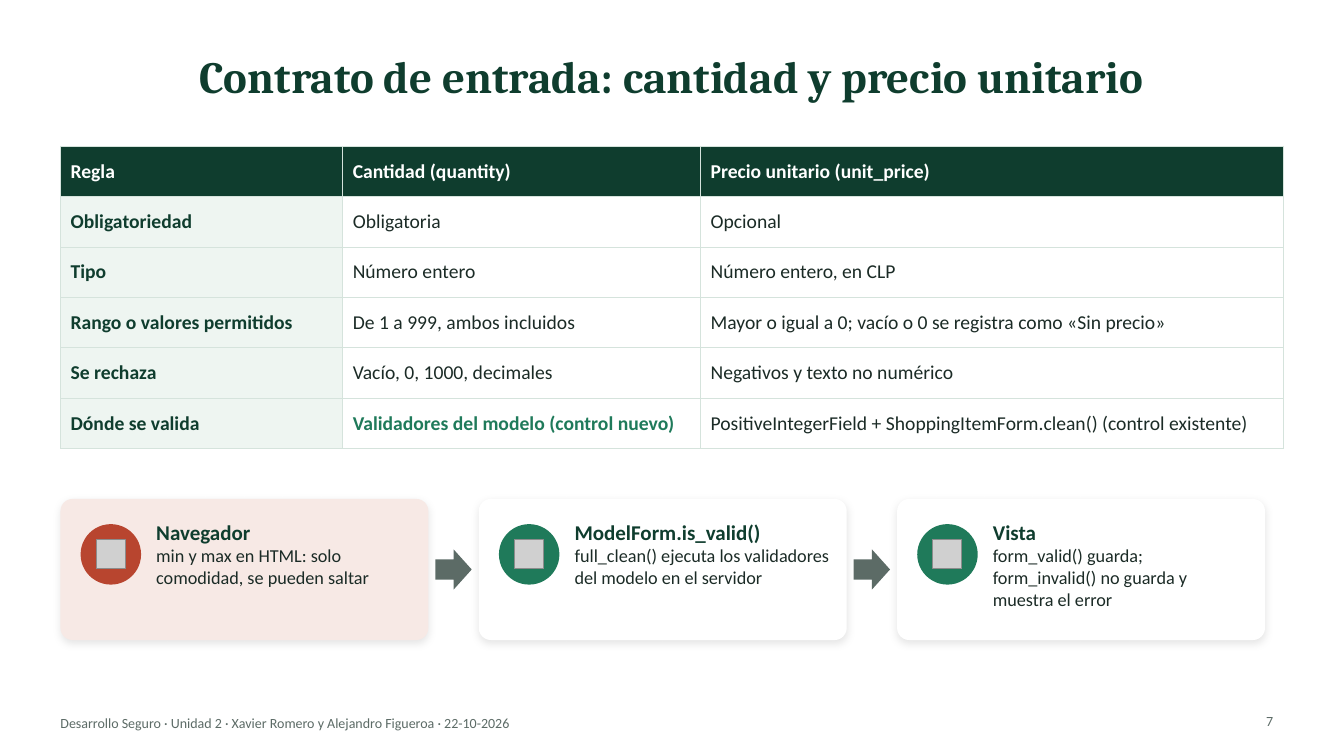
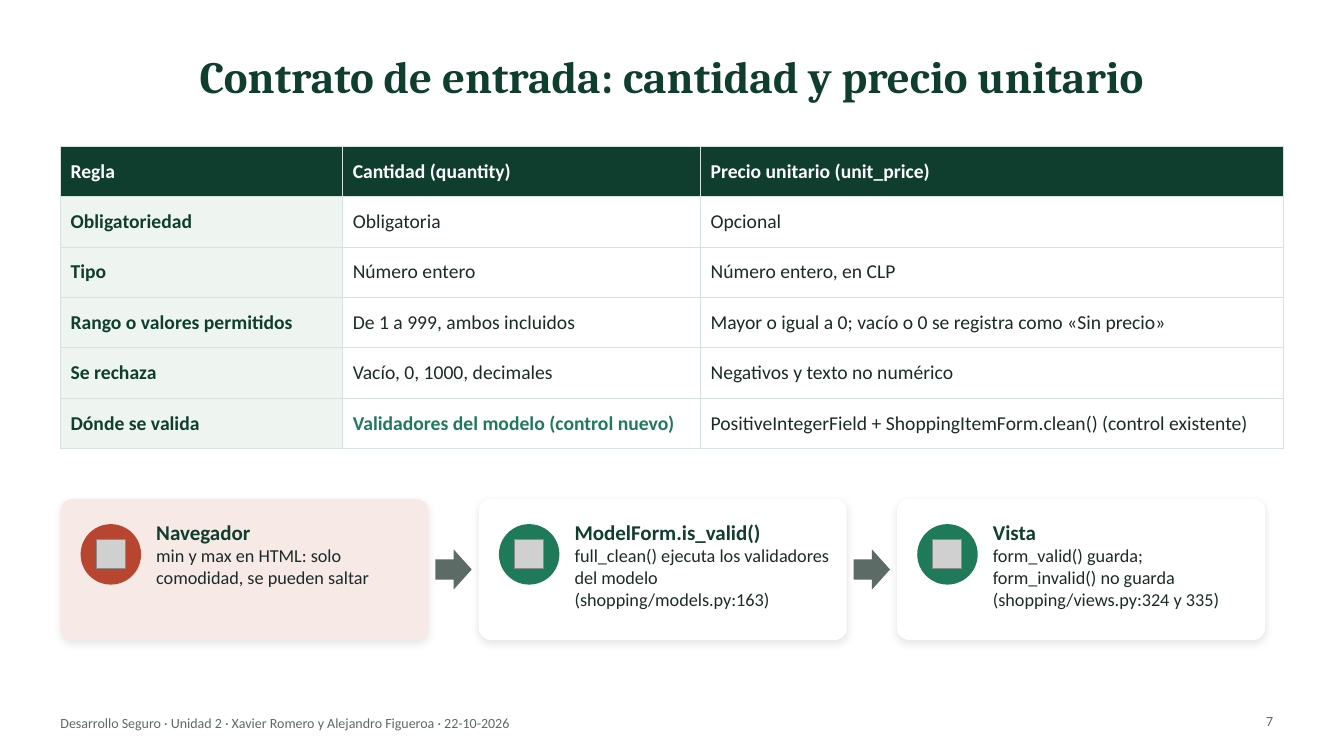
Before and after one commit to xaviiromf/desarrollo-seguro-10-09, a slide deck: slide 7 of evaluacion_u2/Presentacion_U2_Desarrollo_Seguro.pptx. Drawn at 1344x756 pixels with LibreOffice and Linux fonts; fonts in the diff are those of the drawing; grey boxes stand for pictures. Boxes give left, top, right and bottom in pixels: in the first picture for what was removed or moved away, otherwise in the second. Text is boxed around its words. In the diff, an @@ line names an element or a change of style, - is before the commit and + after.

```diff
--- a/evaluacion_u2/Presentacion_U2_Desarrollo_Seguro.pptx
+++ b/evaluacion_u2/Presentacion_U2_Desarrollo_Seguro.pptx
@@ text at bbox=[575, 549, 829, 609]: text changed @@
-full_clean() ejecuta los validadores del modelo en el servidor
+full_clean() ejecuta los validadores del modelo (shopping/models.py:163)
@@ text at bbox=[993, 549, 1219, 609]: text changed @@
-form_valid() guarda; form_invalid() no guarda y muestra el error
+form_valid() guarda; form_invalid() no guarda (shopping/views.py:324 y 335)
```
Also in this commit, not shown: 4 other files.
